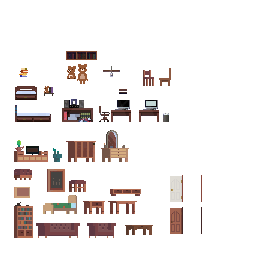
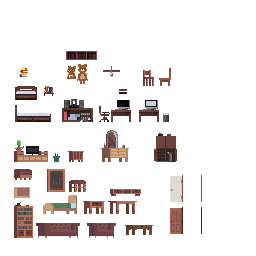
The second 256 × 256 image is a revision of the first. Changes to its layers:
added layer "레이어 44" above "레이어 45" over [167, 151, 173, 161]
added layer "레이어 45" above "레이어 25" over [154, 133, 177, 162]
painted on "레이어 26" over [53, 148, 62, 162]
painted on "레이어 27" over [66, 141, 96, 162]
